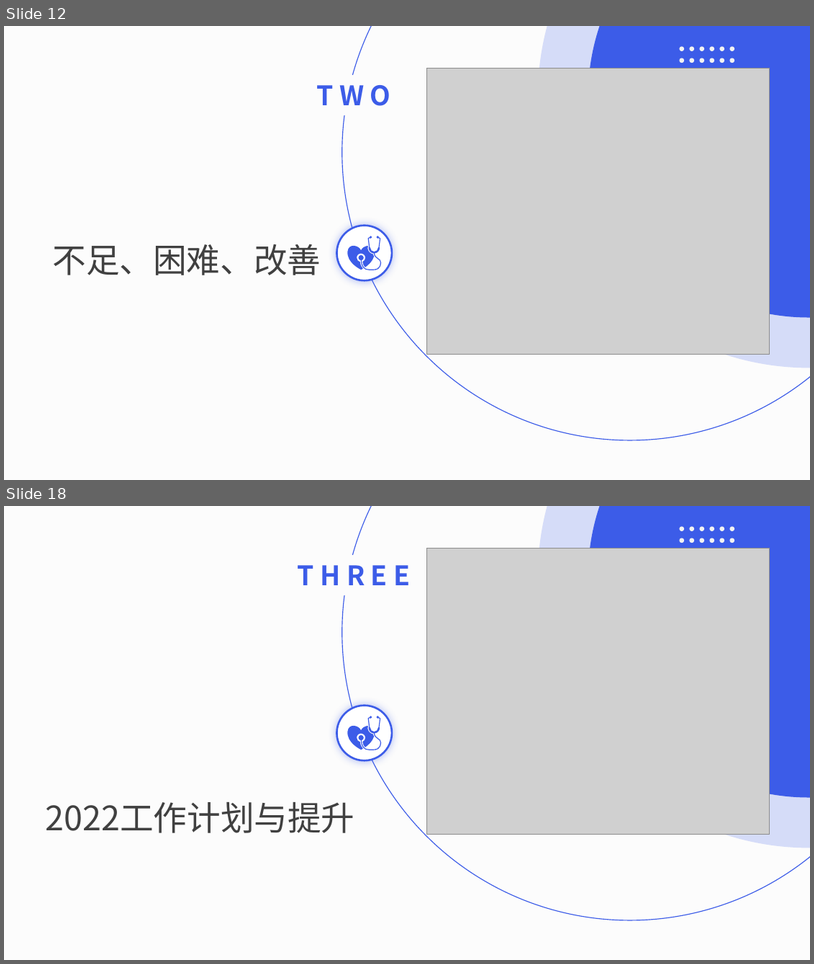
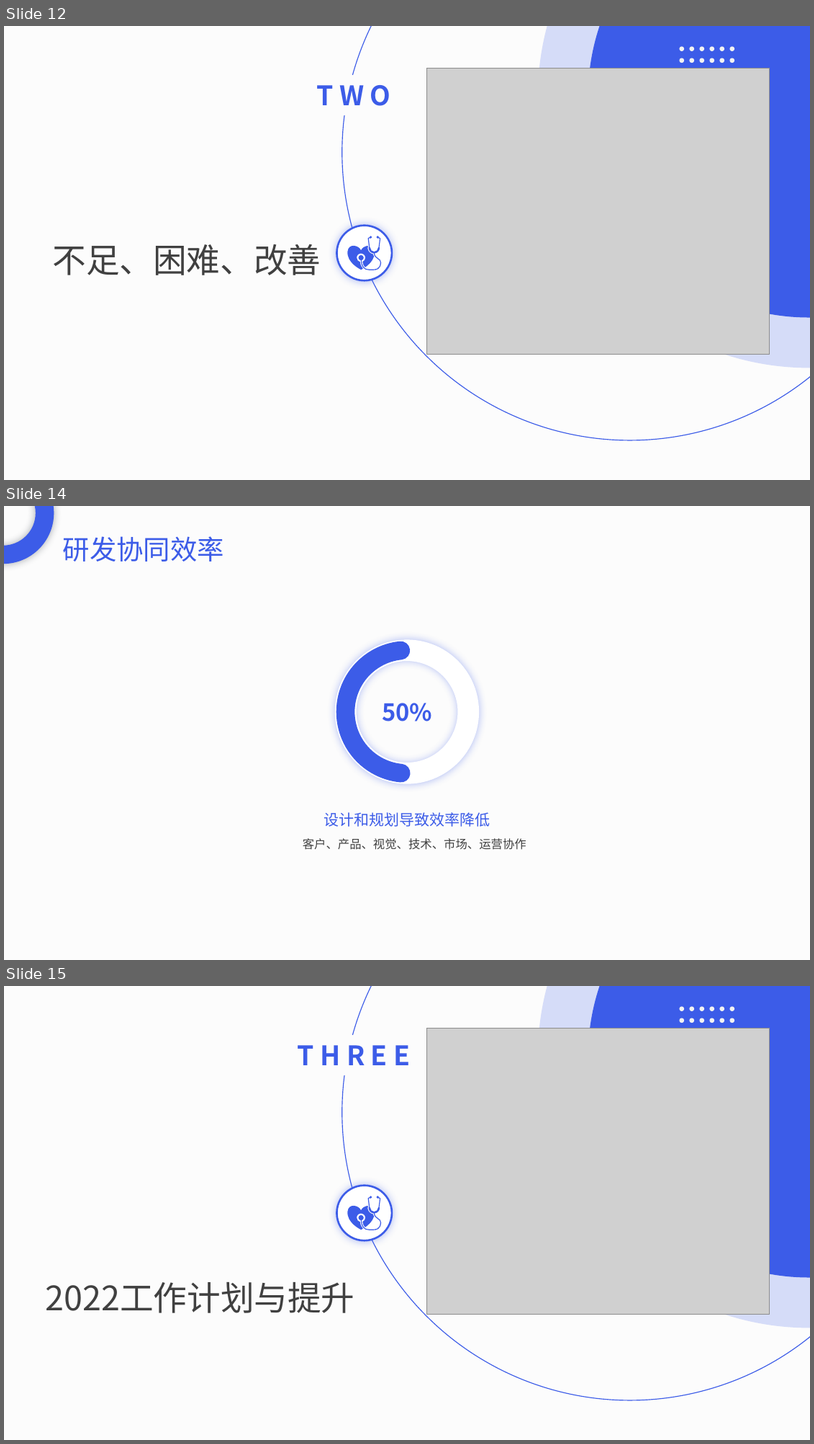
Before and after one commit to DreamPWJ/spring-boot-bug, a slide deck: 潘维吉2021工作总结.pptx. Shown one above the other, each under a label of ours: slides 12 and 18 before the commit, slides 12, 14 and 15 after it; the slides between them are not shown. The pictures are 814x964 and 814x1444 pixels, drawn with LibreOffice and Linux fonts; fonts in the diff are those of the drawing; grey boxes stand for pictures. Boxes give left, top, right and bottom in pixels: in the first picture for what was removed or moved away, otherwise in the second. Text is boxed around its words. In the diff, an @@ line names an element or a change of style, - is before the commit and + after.

Commit message:
chore: 技术梦想

```diff
--- a/潘维吉2021工作总结.pptx
+++ b/潘维吉2021工作总结.pptx
@@ slide 14 added at [4, 506, 810, 960], background #F2F2F2 at 20% opacity @@
@@ freeform shape added at [4, 506, 54, 564], fill #3C5CE8 @@
@@ text added at [63, 536, 224, 561], 32 pt, text #3C5CE8 @@
+研发协同效率
@@ group added at [303, 640, 527, 849]: 3 texts, 1 donut, 1 arc (boxed as its full ellipse) @@
+50%
+客户、产品、视觉、技术、市场、运营协作
+设计和规划导致效率降低
@@ what was slide 18 is now slide 15 @@
```
Also in this commit, not shown: 1 slide changed, 3 other slides added, 10 slides removed.
